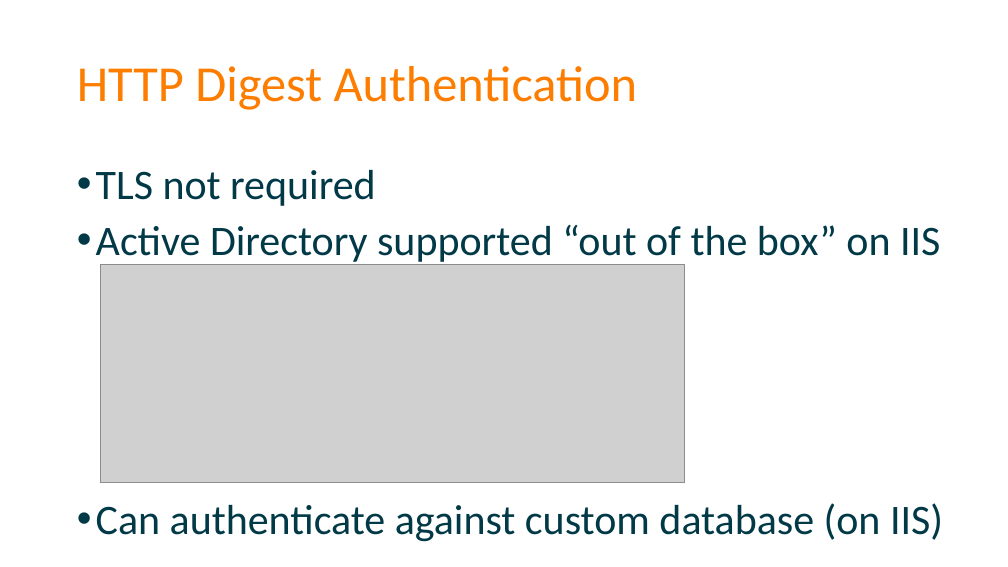
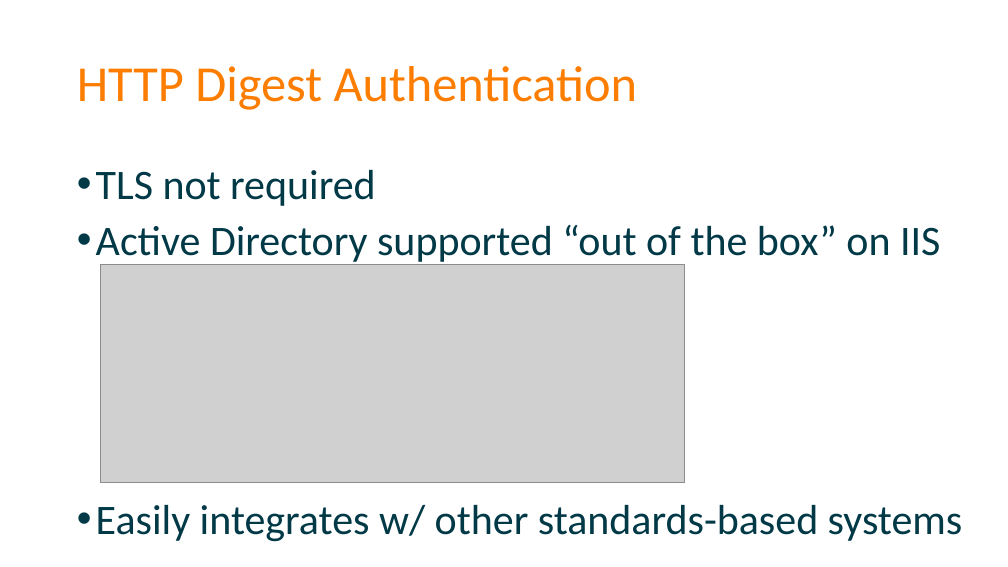
Before and after one commit to spetryjohnson/Securing-Your-API-Endpoints, a slide deck: slide 25 of Securing Your API Endpoints.pptx. Drawn at 1008x567 pixels with LibreOffice and Linux fonts; fonts in the diff are those of the drawing; grey boxes stand for pictures. Boxes give left, top, right and bottom in pixels: in the first picture for what was removed or moved away, otherwise in the second. Text is boxed around its words. In the diff, an @@ line names an element or a change of style, - is before the commit and + after.

```diff
--- a/Securing Your API Endpoints.pptx
+++ b/Securing Your API Endpoints.pptx
@@ text at bbox=[96, 505, 963, 542]: text changed @@
-• Can authenticate against custom database (on IIS)
+• Easily integrates w/ other standards-based systems
```
Also in this commit, not shown: 8 other slides changed, 2 slides added, 1 slide removed, 1 other file.
